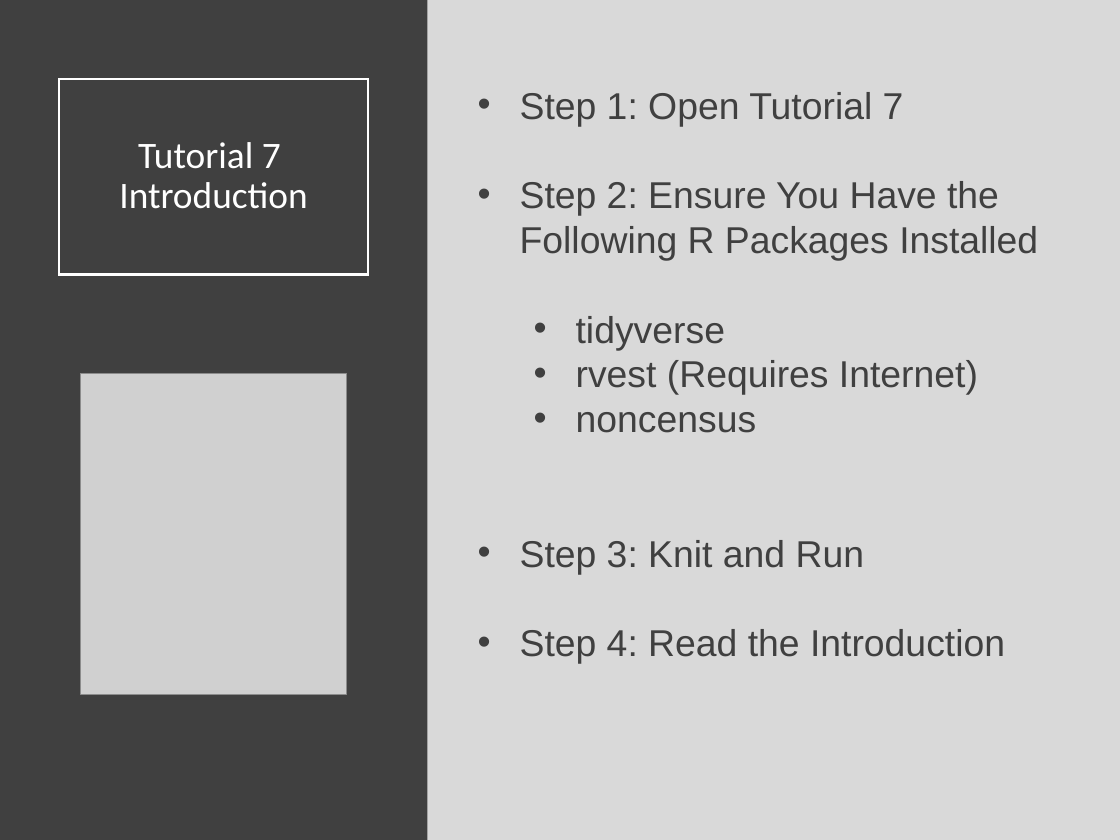
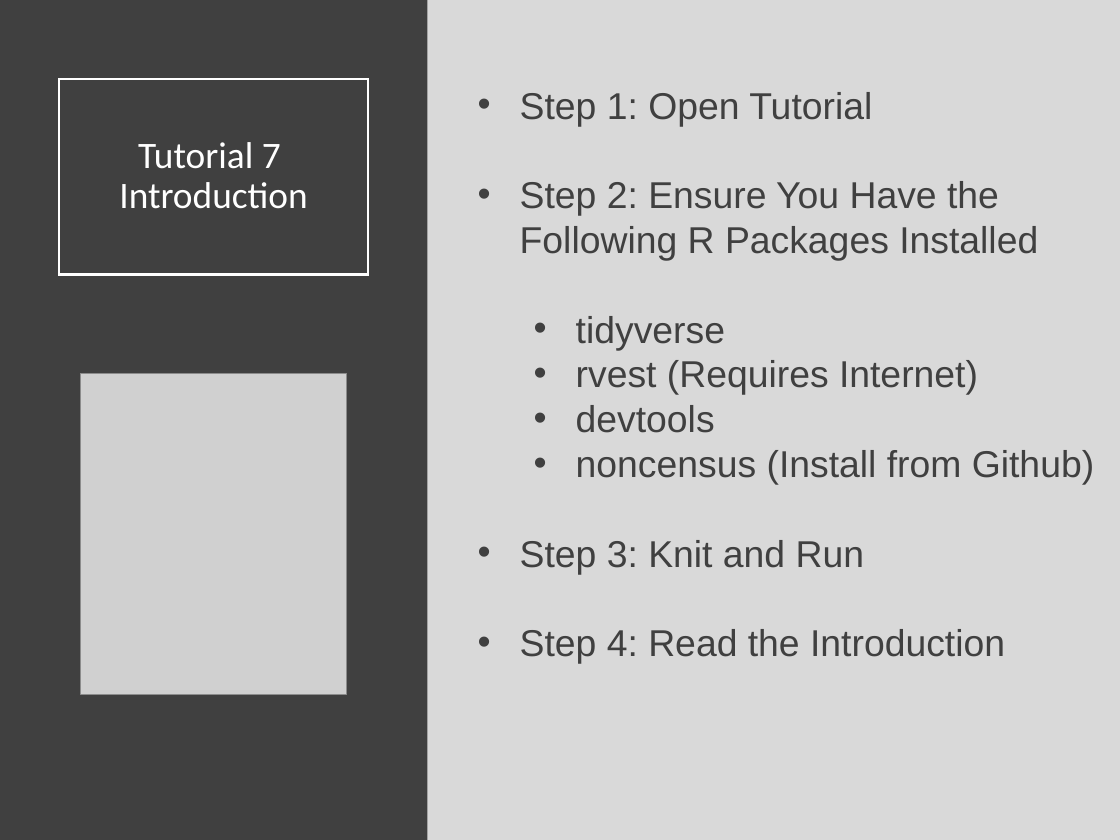
Before and after one commit to SuperMarioGiacomazzo/STOR320_WEBSITE, a slide deck: slide 8 of Lecture/Web Scraping 1/Web_Scraping_1_Lecture.pptx. Drawn at 1120x840 pixels with LibreOffice and Linux fonts; fonts in the diff are those of the drawing; grey boxes stand for pictures. Boxes give left, top, right and bottom in pixels: in the first picture for what was removed or moved away, otherwise in the second. Text is boxed around its words. In the diff, an @@ line names an element or a change of style, - is before the commit and + after.

```diff
--- a/Lecture/Web Scraping 1/Web_Scraping_1_Lecture.pptx
+++ b/Lecture/Web Scraping 1/Web_Scraping_1_Lecture.pptx
@@ text at bbox=[520, 92, 872, 126]: text changed @@
-• Step 1: Open Tutorial 7
+• Step 1: Open Tutorial
@@ text at bbox=[576, 405, 1094, 485]: text changed @@
-  • noncensus
+  • devtools
+  • noncensus (Install from Github)
```
Also in this commit, not shown: 10 other files.
